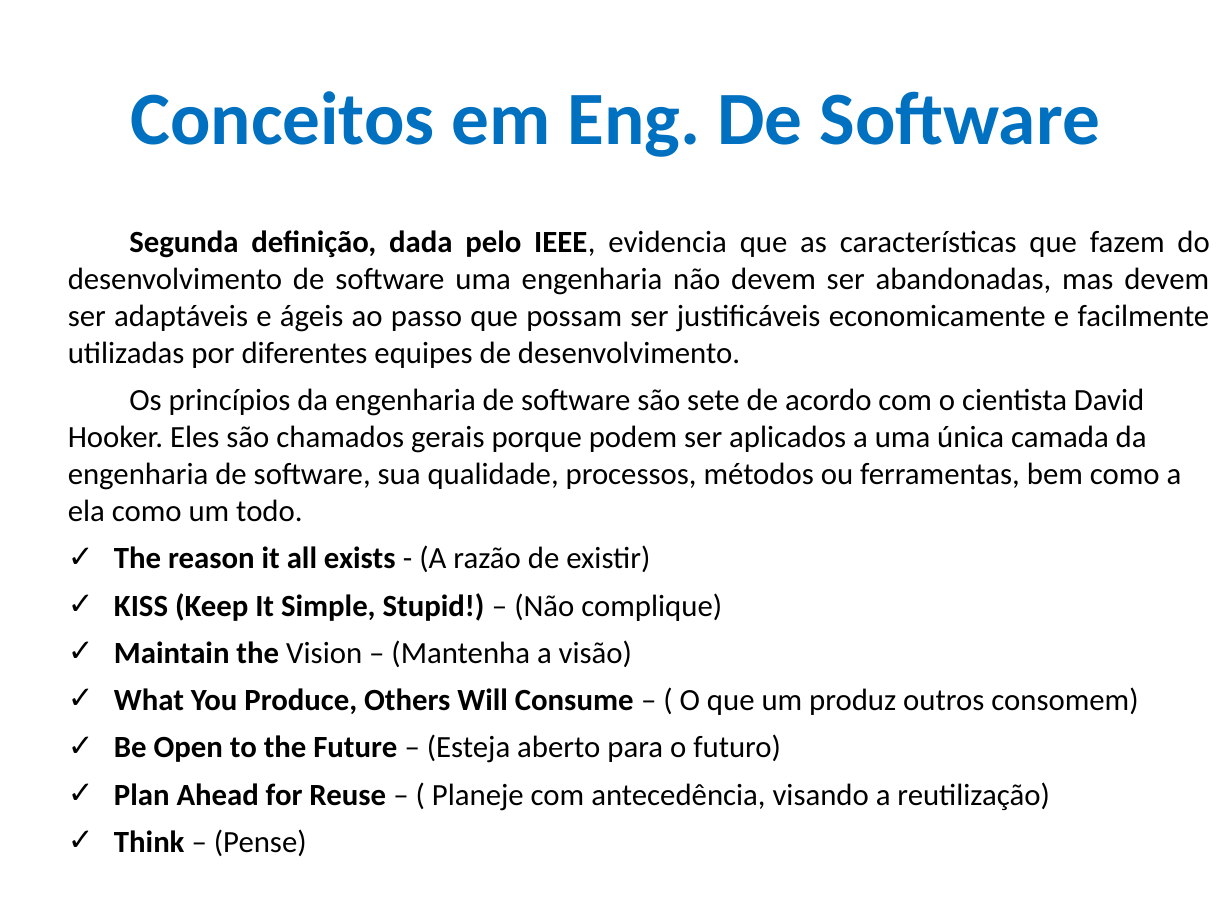
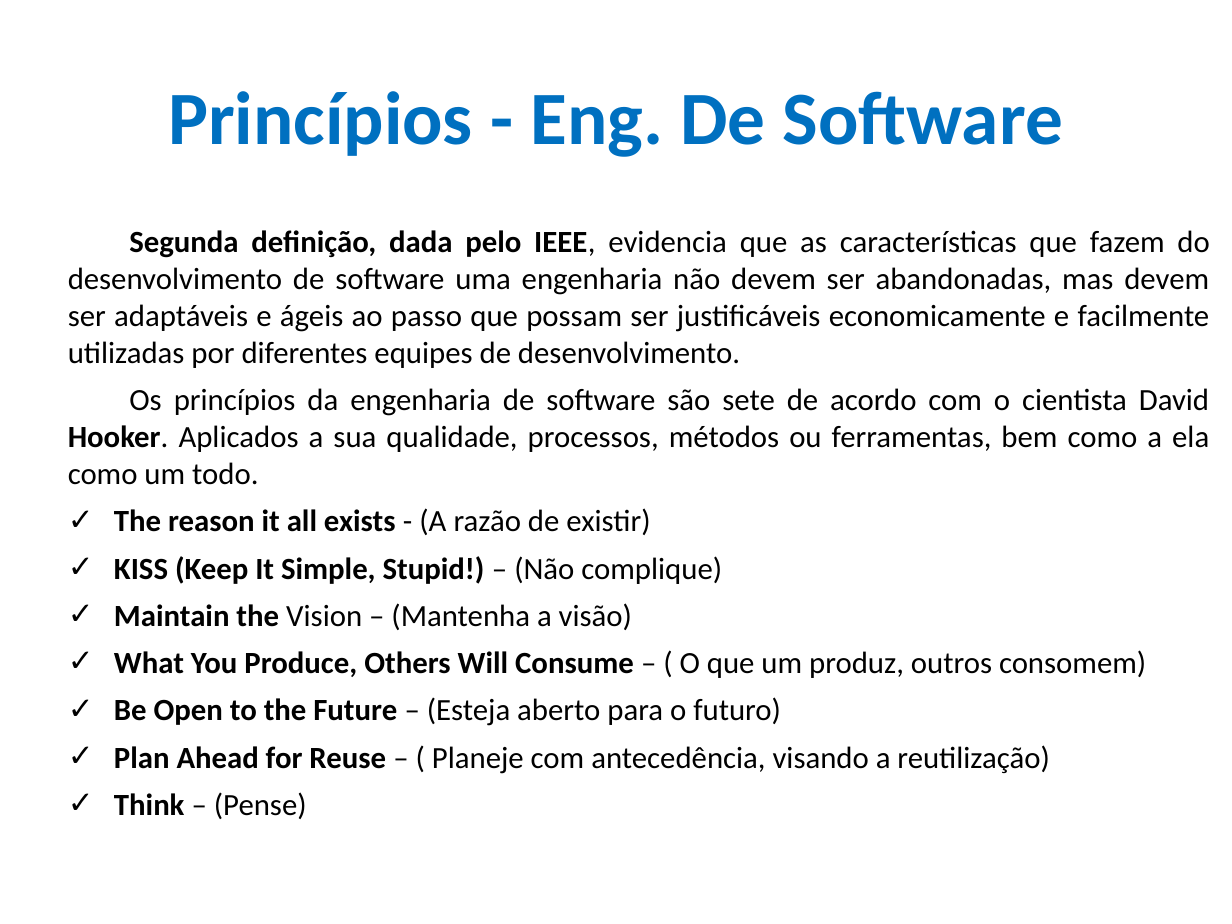
Before and after one commit to CloudEducationBrazil/WydenEngenhariaDeSoftware, a slide deck: slide 13 of 01 Classes/Aulas 01 e 02 Conceitos Eng. Soft e Métodos Ágeis.pptx. Drawn at 1232x924 pixels with LibreOffice and Linux fonts; fonts in the diff are those of the drawing; background and template pictures are left out. Boxes give left, top, right and bottom in pixels: in the first picture for what was removed or moved away, otherwise in the second. Text is boxed around its words. In the diff, an @@ line names an element or a change of style, - is before the commit and + after.

```diff
--- a/01 Classes/Aulas 01 e 02 Conceitos Eng. Soft e Métodos Ágeis.pptx
+++ b/01 Classes/Aulas 01 e 02 Conceitos Eng. Soft e Métodos Ágeis.pptx
@@ title at (x1=168, y1=91, x2=1063, y2=157): text changed @@
-Conceitos em Eng. De Software
+Princípios - Eng. De Software
@@ text at (x1=68, y1=388, x2=1209, y2=485): text changed @@
-Os princípios da engenharia de software são sete de acordo com o cientista David Hooker. Eles são chamados gerais porque podem ser aplicados a uma única camada da engenharia de software, sua qualidade, processos, métodos ou ferramentas, bem como a ela como um todo.
+Os princípios da engenharia de software são sete de acordo com o cientista David Hooker. Aplicados a sua qualidade, processos, métodos ou ferramentas, bem como a ela como um todo.
@@ text at (x1=114, y1=556, x2=722, y2=584): alignment left to justified @@
@@ text at (x1=114, y1=650, x2=1146, y2=678): text changed @@
-✓ What You Produce, Others Will Consume – ( O que um produz outros consomem)
+✓ What You Produce, Others Will Consume – ( O que um produz, outros consomem)
```
Also in this commit, not shown: 21 other slides changed.
